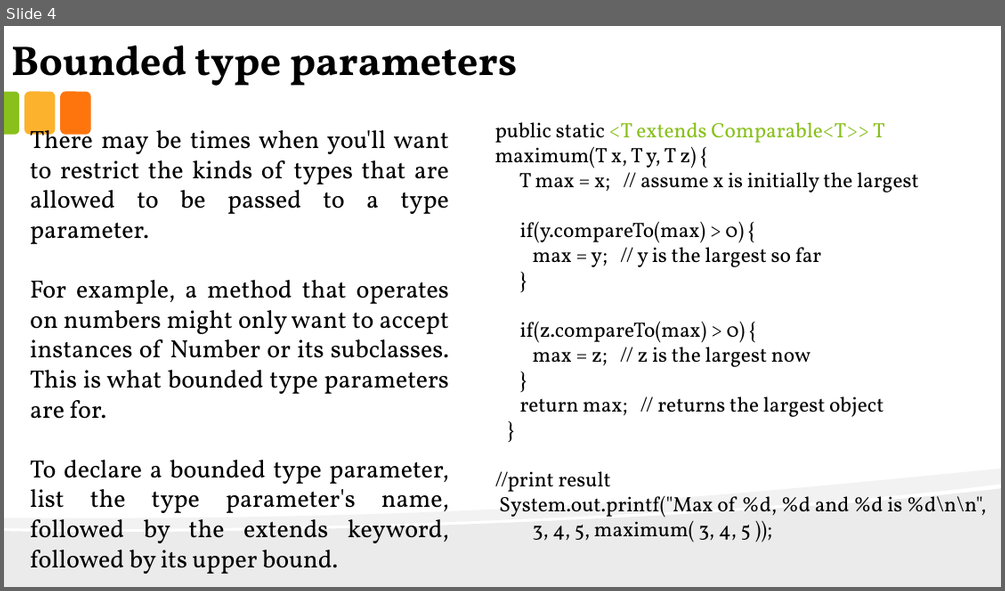
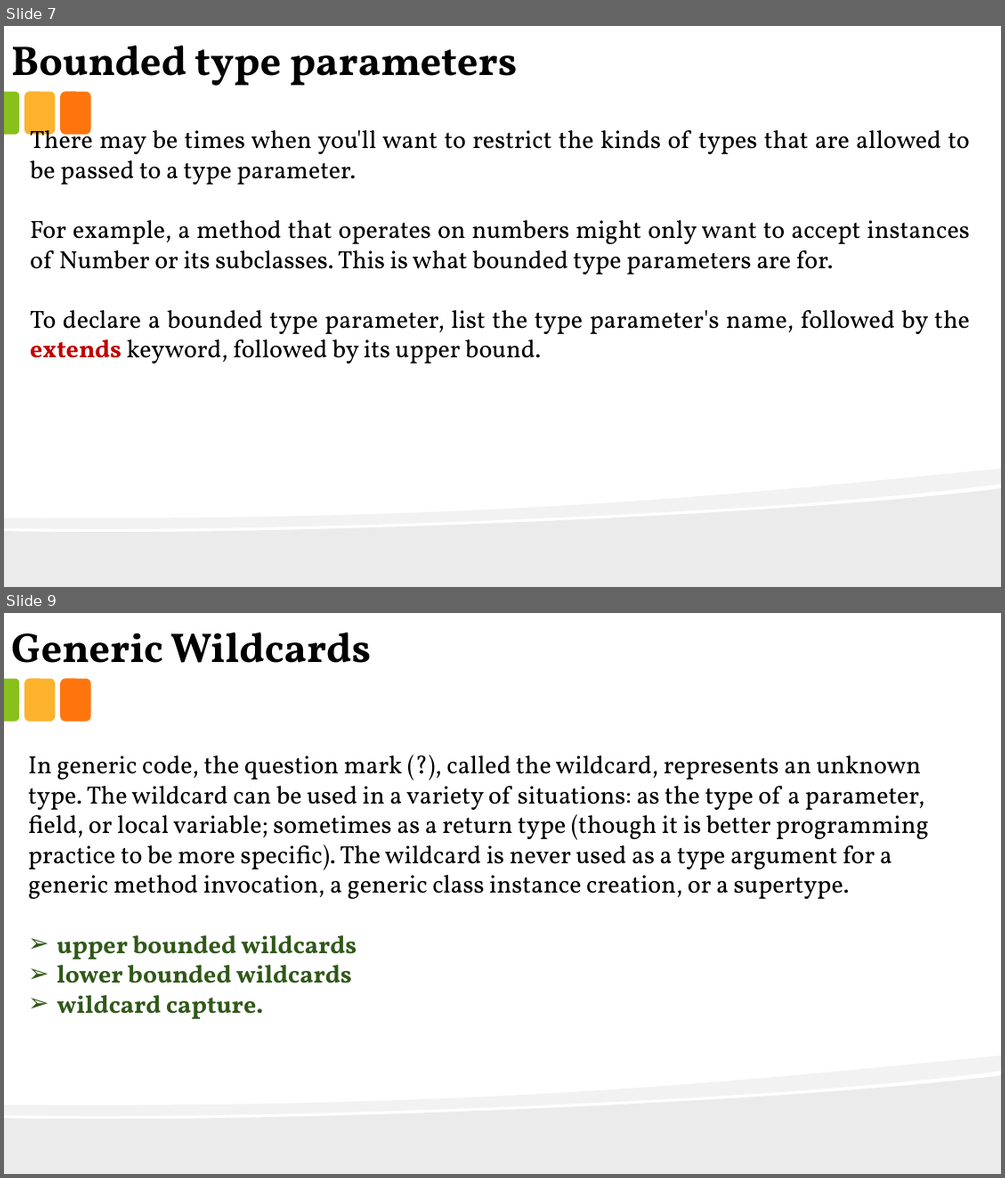
Before and after one commit to anirudhagaikwad/Java_Programming, a slide deck: Java_PPT/#14_Generics.pptx. Shown one above the other, each under a label of ours: slide 4 before the commit, slides 7 and 9 after it; the slides between them are not shown. The pictures are 1005x591 and 1005x1178 pixels, drawn with LibreOffice and Linux fonts; fonts in the diff are those of the drawing. Boxes give left, top, right and bottom in pixels: in the first picture for what was removed or moved away, otherwise in the second. Text is boxed around its words. In the diff, an @@ line names an element or a change of style, - is before the commit and + after.

Commit message:
update generics

```diff
--- a/Java_PPT/#14_Generics.pptx
+++ b/Java_PPT/#14_Generics.pptx
@@ slide 9 added at [4, 613, 1001, 1174], background #FFFFFF; not listed: 5 template elements that a slide beside it also shows @@
@@ text added at [11, 632, 371, 681], 40 pt, text #000000, bold @@
+Generic Wildcards
@@ text added at [28, 755, 929, 1019], 24 pt, text #000000 @@
+In generic code, the question mark (?), called the wildcard, represents an unknown type. The wildcard can be used in a variety of situations: as the type of a parameter, field, or local variable; sometimes as a return type (though it is better programming practice to be more specific). The wildcard is never used as a type argument for a generic method invocation, a generic class instance creation, or a supertype.
+➢ upper bounded wildcards
+➢ lower bounded wildcards
+➢ wildcard capture.
@@ what was slide 4 is now slide 7 @@
@@ slide 7 changed as well @@
@@ text removed at [495, 122, 987, 542] @@
-public static <T extends Comparable<T>> T maximum(T x, T y, T z) {
-T max = x; // assume x is initially the largest
-if(y.compareTo(max) > 0) {
-max = y; // y is the largest so far
-}
-if(z.compareTo(max) > 0) {
-max = z; // z is the largest now
-}
-return max; // returns the largest object
-}
-//print result
-System.out.printf("Max of %d, %d and %d is %d\n\n",
-3, 4, 5, maximum( 3, 4, 5 ));
@@ text at [30, 310, 970, 363]: text colour #000000 to #C00000, bold on in "extends" @@
```
Also in this commit, not shown: 7 other slides changed, 6 other slides added, 4 slides removed, 5 other files.
